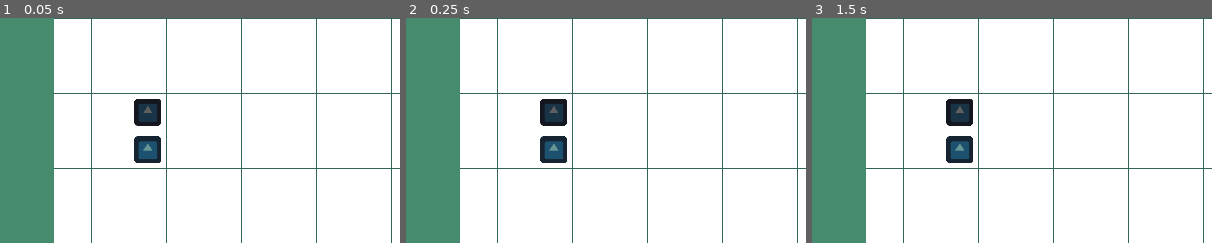
Above: before the commit, frames 1-3 (left to right).
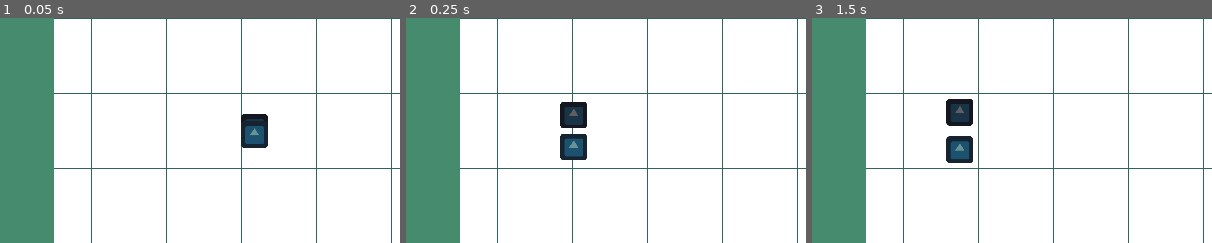
Above: after the commit, the same moments.

Repository: evamb/minijam87
Game: Godot game, scene res://Main.tscn
Two runs of this game, one before a commit and one after it. Both use one fixed random seed, a clock stepped at 60 frames per second and the inputs below. The engine's default icon, where the game draws it, is replaced by a stand-in: a white triangle on a blue panel in a dark square.
Inputs (mouse positions are % of the whole screen's width and height, from its top left):
- Up to frame 1 (0.05 s): no input
- Up to frame 2 (0.25 s): no input
- Up to frame 3 (1.5 s): move the mouse to (72, 45) at 0.52 s; click (72, 45) at 0.6 s; tap Enter at 1.25 s; move the mouse to (30, 55) at 1.27 s; click (30, 55) at 1.35 s
The pictures show only the part of the screen within x 15-65%, y 30-80%; the shares and areas given below are measured in that part.

The runs differ from the first frame. In frame 1, 2.6% of the frame differs, in the area x 33-67%, y 36-65%; in frame 2, 2.6%, in the area x 33-46%, y 36-65%; in frame 3, nothing differs.

Commit message:
better drag and drop

Diff:
--- a/cell_object/CellObject.gd
+++ b/cell_object/CellObject.gd
@@ -5,5 +5,14 @@
 export(bool) var can_be_moved
 export(bool) var blocks_drop
 
+onready var _tween = $Tween
+
+func set_target(pos: Vector2, do_tween = true) -> void:
+	if do_tween:
+		_tween.interpolate_property(self, "global_position", global_position, pos, 0.5, Tween.TRANS_CUBIC, Tween.EASE_OUT)
+		_tween.start()
+	else:
+		global_position = pos
+
 func _ready() -> void:
 	pass
--- a/cell_object/CellObject.tscn
+++ b/cell_object/CellObject.tscn
@@ -4,7 +4,10 @@
 [ext_resource path="res://cell_object/CellObject.gd" type="Script" id=2]
 
 [node name="CellObject" type="Node2D"]
+z_index = 1
 script = ExtResource( 2 )
 
 [node name="Sprite" type="Sprite" parent="."]
 texture = ExtResource( 1 )
+
+[node name="Tween" type="Tween" parent="."]
--- a/cursor/Cursor.gd
+++ b/cursor/Cursor.gd
@@ -3,7 +3,6 @@
 var _latest_area: GridCell
 var _dragged_area: GridCell
 var _picked_occupant: CellObject
-var _picked_parent: Node2D
 
 func _ready() -> void:
 	connect("area_entered", self, "_area_entered")
@@ -17,21 +16,29 @@
 		_latest_area.modulate = Color.green
 		_dragged_area = _latest_area
 		_picked_occupant = _dragged_area.pick_occupant()
-		_picked_parent = _picked_occupant.get_parent()
-		_picked_parent.remove_child(_picked_occupant)
-		add_child(_picked_occupant)
-		_picked_occupant.position = Vector2.ZERO
 	if Input.is_action_just_released("mouse_left") and _dragged_area:
-		remove_child(_picked_occupant)
-		_picked_parent.add_child(_picked_occupant)
-		if not _latest_area or _latest_area.occupant_blocks_drop():
+		if not _latest_area\
+			or _latest_area.occupant_blocks_drop()\
+			or _latest_is_on_other_side():
 			_dragged_area.set_occupant(_picked_occupant)
 		else:
 			_latest_area.set_occupant(_picked_occupant)
+		if _latest_area:
+			_latest_area.modulate = Color.white
+		_dragged_area.modulate = Color.white
 		_picked_occupant = null
 		_dragged_area = null
-	if _dragged_area and _latest_area and not _latest_area.occupant_blocks_drop():
-		_latest_area.modulate = Color.green
+	if _dragged_area:
+		_picked_occupant.set_target(global_position, false)
+		if _latest_area and\
+			not _latest_area.occupant_blocks_drop():
+				_latest_area.modulate = Color.red if _latest_is_on_other_side() else Color.green
+
+
+
+func _latest_is_on_other_side() -> bool:
+	return _dragged_area.position.x < 0 and _latest_area.position.x > 0 or\
+		_dragged_area.position.x > 0 and _latest_area.position.x < 0
 
 
 func _area_entered(area: Area2D) -> void:
--- a/grid/GridCell.gd
+++ b/grid/GridCell.gd
@@ -21,16 +21,14 @@
 
 func set_occupant(cell_object: CellObject) -> void:
 	_occupant = cell_object
-	print("set occupant can be moved? %s" % (cell_object.can_be_moved))
 	if cell_object != null:
-		cell_object.global_position = global_position
+		cell_object.set_target(global_position)
 
 
 func create_occupant(occupant: String) -> void:
 	var cell_object = cell_object_map[occupant].instance()
 	get_parent().add_child(cell_object)
 	cell_object.set_owner(get_tree().get_edited_scene_root())
-	cell_object.global_position = global_position
 	set_occupant(cell_object)
 
 
@@ -46,7 +44,6 @@
 
 
 func set_highlighted(highlighted: bool) -> void:
-	print("setting highlighted %s, occupant can be moved? %s" % [highlighted, _occupant != null and _occupant.can_be_moved])
 	if highlighted and _occupant != null and _occupant.can_be_moved:
 		modulate = Color.blue
 	else:
